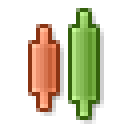
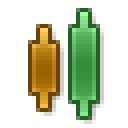
Before/after of a 128 x 128 layered artwork. What changed in the layer stack:
pixels changed over [left=28, top=8, right=100, bottom=120] (layer not identified)
